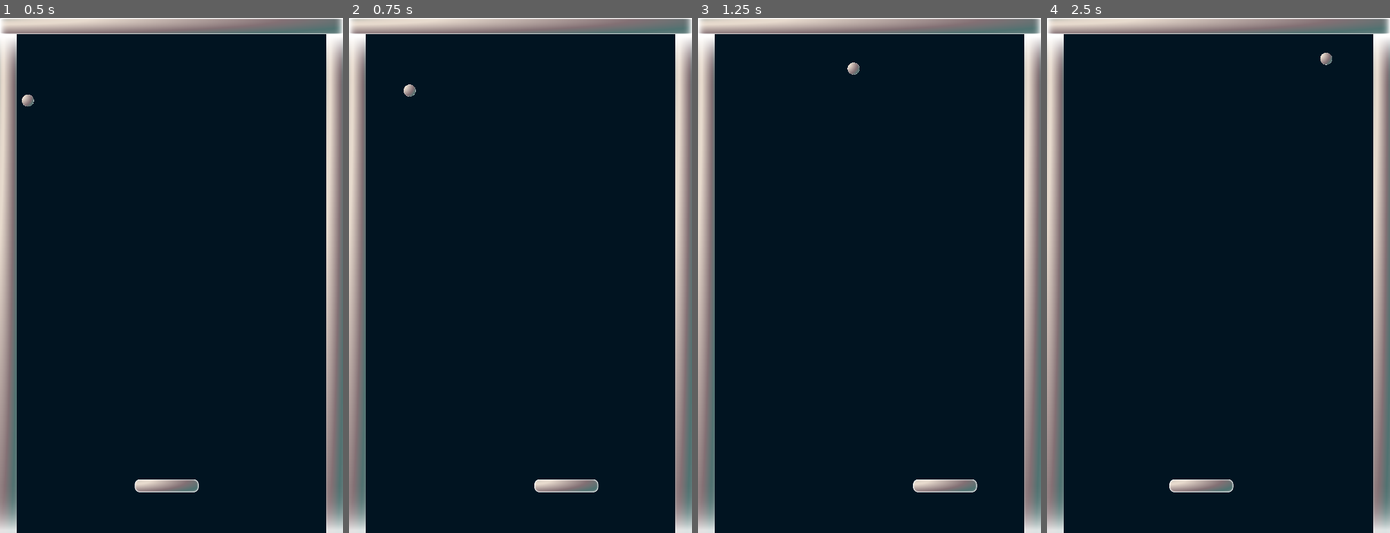
Above: before the commit, frames 1-4 (left to right).
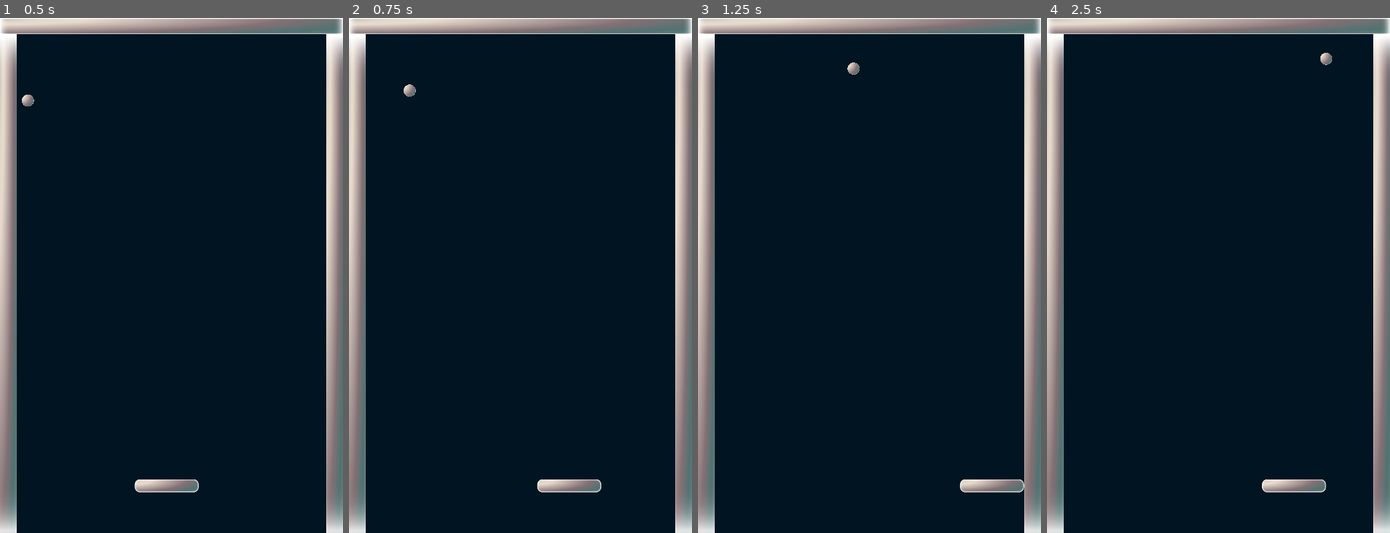
Above: after the commit, the same moments.

Repository: nekonenene/godot-brick-breaker
Game: Godot game, scene res://main.tscn
Two runs of this game, one before a commit and one after it. Both use one fixed random seed, a clock stepped at 60 frames per second and the inputs below.
Inputs (mouse positions are in pixels of both pictures, inside the frame that each line leads up to):
- Up to frame 1 (0.5 s): no input
- Up to frame 2 (0.75 s): move the mouse to (595, 249) at 0.52 s; hold Right (move_right, bound only after the commit) from 0.53 s (still down); click (595, 249) at 0.67 s
- Up to frame 3 (1.25 s): keep holding Right (move_right, bound only after the commit)
- Up to frame 4 (2.5 s): release Right (move_right, bound only after the commit) at 1.25 s; drag from (1149, 301) to (1201, 378) at 1.27 s; move the mouse to (1252, 162) at 2.02 s; hold Right (move_right, bound only after the commit) from 2.03 s (still down)

Frame 1 is identical in both runs. In frame 2, less than 0.1% of the frame differs, in the area x 54-74%, y 89-93%; in frame 3, 0.8%; in frame 4, 0.9%, in the area x 35-82%, y 89-93%.

Commit message:
キーボードの左右でも Paddle が動くように

Diff:
--- a/main.tscn
+++ b/main.tscn
@@ -1,8 +1,23 @@
-[gd_scene load_steps=4 format=3 uid="uid://burlywq8ry0kp"]
+[gd_scene load_steps=7 format=3 uid="uid://burlywq8ry0kp"]
 
 [ext_resource type="PackedScene" uid="uid://bmkxrdnpbve4d" path="res://src/ball.tscn" id="1_rj6ou"]
 [ext_resource type="PackedScene" uid="uid://bkjq15jvc33kc" path="res://src/wall.tscn" id="2_n3omf"]
 [ext_resource type="PackedScene" uid="uid://cria07a5tc6m6" path="res://src/paddle.tscn" id="3_c161j"]
+
+[sub_resource type="AudioStreamSynchronized" id="AudioStreamSynchronized_8umn2"]
+stream_count = 1
+stream_0/volume = 0.0
+
+[sub_resource type="AudioStream" id="AudioStream_s8glj"]
+
+[sub_resource type="AudioStreamInteractive" id="AudioStreamInteractive_vrqwy"]
+clip_count = 2
+clip_0/name = &""
+clip_0/stream = SubResource("AudioStreamSynchronized_8umn2")
+clip_0/auto_advance = 0
+clip_1/name = &""
+clip_1/stream = SubResource("AudioStream_s8glj")
+clip_1/auto_advance = 0
 
 [node name="Main" type="Node"]
 
@@ -21,3 +36,6 @@
 
 [node name="Ball" parent="." instance=ExtResource("1_rj6ou")]
 position = Vector2(193, 222)
+
+[node name="AudioStreamPlayer" type="AudioStreamPlayer" parent="."]
+stream = SubResource("AudioStreamInteractive_vrqwy")
--- a/project.godot
+++ b/project.godot
@@ -25,6 +25,19 @@
 
 project/assembly_name="Brick Breaker Sample"
 
+[input]
+
+move_right={
+"deadzone": 0.5,
+"events": [Object(InputEventKey,"resource_local_to_scene":false,"resource_name":"","device":-1,"window_id":0,"alt_pressed":false,"shift_pressed":false,"ctrl_pressed":false,"meta_pressed":false,"pressed":false,"keycode":0,"physical_keycode":4194321,"key_label":0,"unicode":0,"location":0,"echo":false,"script":null)
+]
+}
+move_left={
+"deadzone": 0.5,
+"events": [Object(InputEventKey,"resource_local_to_scene":false,"resource_name":"","device":-1,"window_id":0,"alt_pressed":false,"shift_pressed":false,"ctrl_pressed":false,"meta_pressed":false,"pressed":false,"keycode":0,"physical_keycode":4194319,"key_label":0,"unicode":0,"location":0,"echo":false,"script":null)
+]
+}
+
 [rendering]
 
 renderer/rendering_method="gl_compatibility"
--- a/src/paddle.gd
+++ b/src/paddle.gd
@@ -10,7 +10,12 @@
 
 # Called every frame. 'delta' is the elapsed time since the previous frame.
 func _process(_delta: float) -> void:
-	pass
+	if Input.is_action_pressed("move_right"):
+		move_and_collide(Vector2(8, 0))
+		target_x = position.x
+	if Input.is_action_pressed("move_left"):
+		move_and_collide(Vector2(-8, 0))
+		target_x = position.x
 
 func _input(event):
 	if event is InputEventMouseButton and event.button_index == MOUSE_BUTTON_LEFT:
